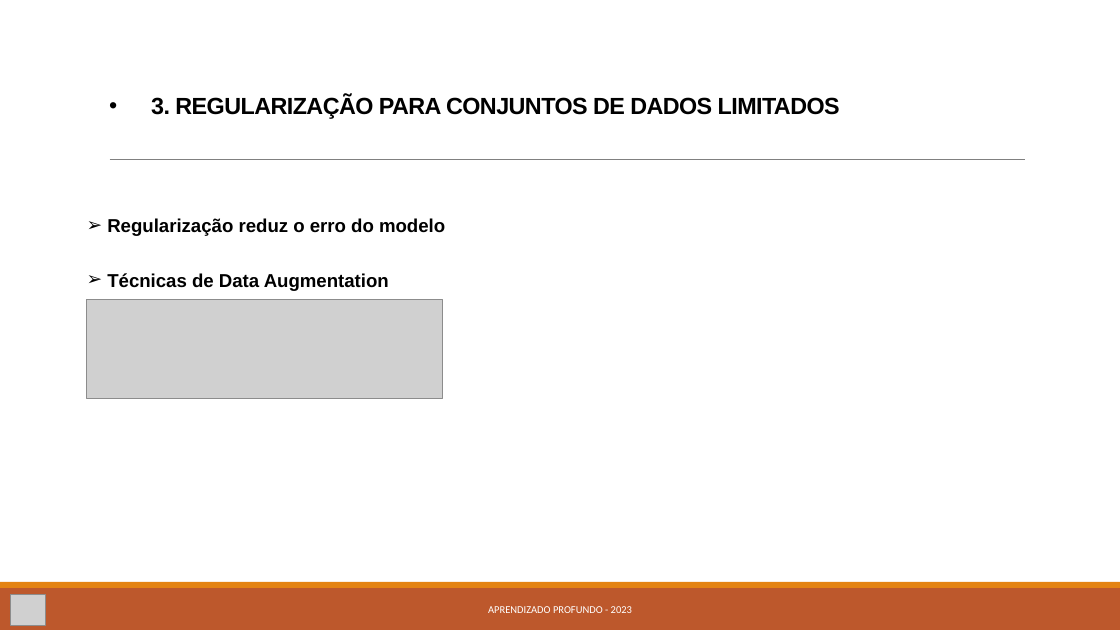
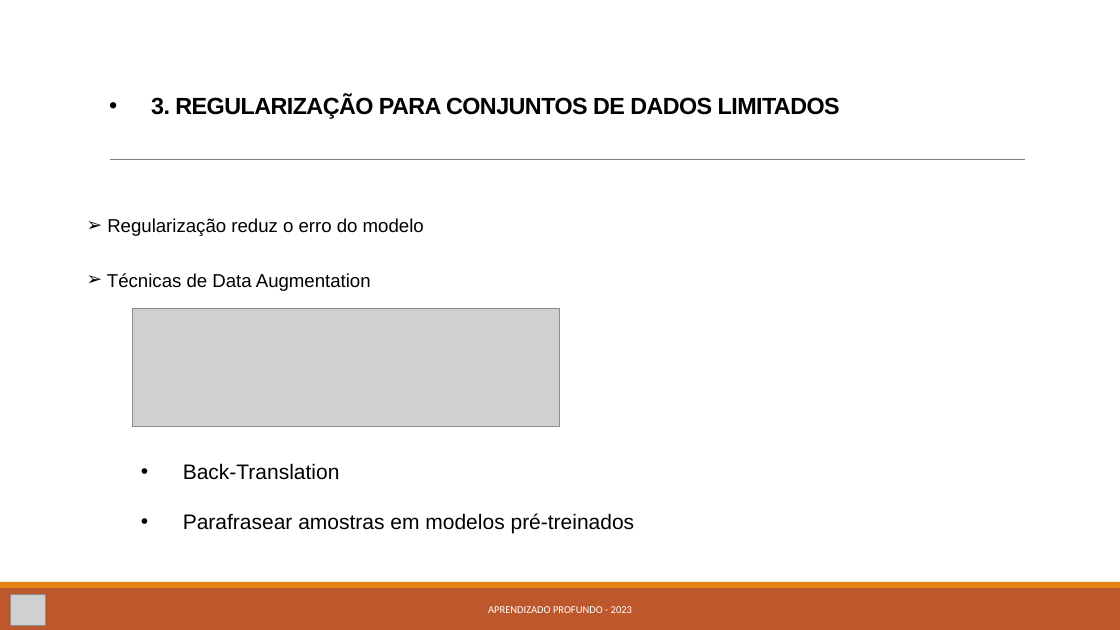
Before and after one commit to kevinsrq/data_augmentation, a slide deck: slide 9 of Apresentação.pptx. Drawn at 1120x630 pixels with LibreOffice and Linux fonts; fonts in the diff are those of the drawing; grey boxes stand for pictures. Boxes give left, top, right and bottom in pixels: in the first picture for what was removed or moved away, otherwise in the second. Text is boxed around its words. In the diff, an @@ line names an element or a change of style, - is before the commit and + after.

```diff
--- a/Apresentação.pptx
+++ b/Apresentação.pptx
@@ text "Regularização reduz o erro do ..." at box(107, 218, 424, 236): bold off @@
@@ text "Técnicas de Data Augmentation" at box(107, 273, 371, 291): bold off @@
@@ picture: place and size @@
-picture at box(87, 300, 443, 399)
+picture at box(133, 308, 560, 427)
@@ text added at box(183, 463, 635, 534), 18 pt, text #000000 @@
+• Back-Translation
+• Parafrasear amostras em modelos pré-treinados
```
Also in this commit, not shown: 8 other slides changed.
